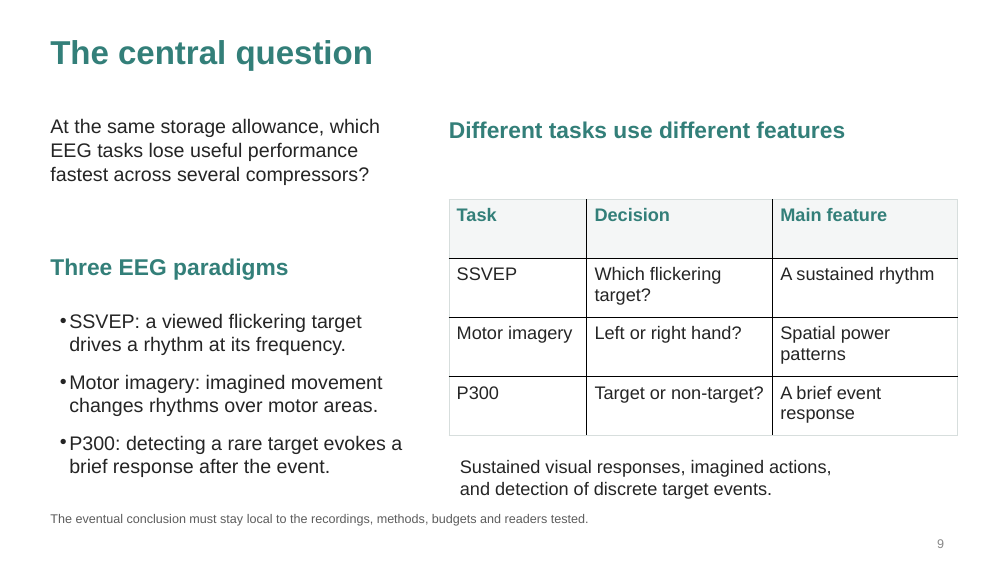
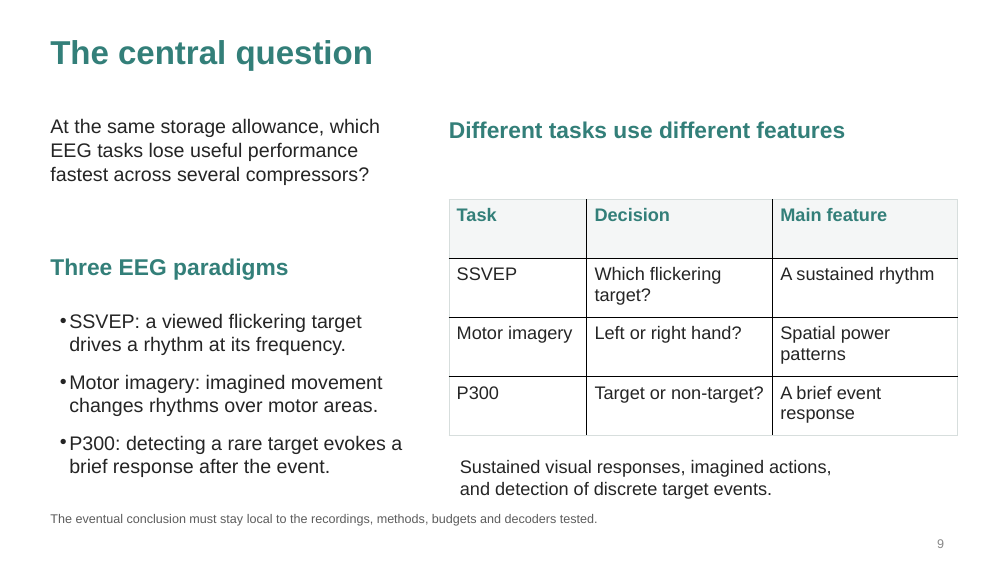
Before and after one commit to Deb044/DataCompression, a slide deck: slide 9 of output/presentation/every-bit-of-the-brain.pptx. Drawn at 1008x567 pixels with LibreOffice and Linux fonts; fonts in the diff are those of the drawing. Boxes give left, top, right and bottom in pixels: in the first picture for what was removed or moved away, otherwise in the second. Text is boxed around its words. In the diff, an @@ line names an element or a change of style, - is before the commit and + after.

Commit message:
slides: clarify decoders and task-aware compression goals

```diff
--- a/output/presentation/every-bit-of-the-brain.pptx
+++ b/output/presentation/every-bit-of-the-brain.pptx
@@ text at [50,514,598,526]: text changed @@
-The eventual conclusion must stay local to the recordings, methods, budgets and readers tested.
+The eventual conclusion must stay local to the recordings, methods, budgets and decoders tested.
```
Also in this commit, not shown: 11 other slides changed, 5 other files.
